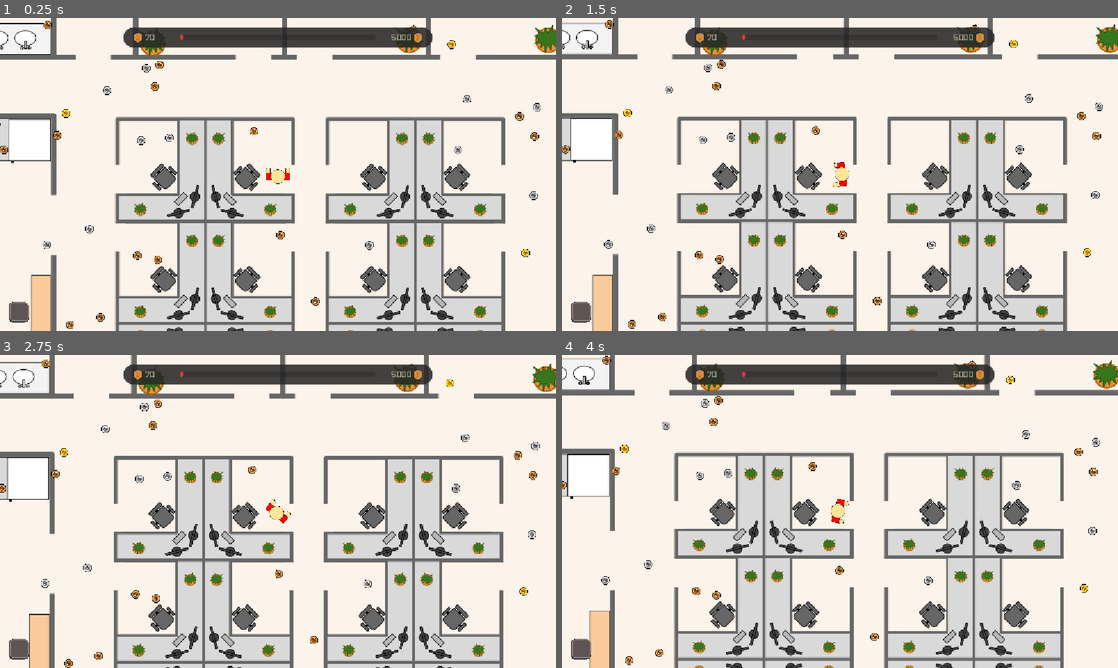
Above: before the commit, frames 1-4 (two rows, left to right).
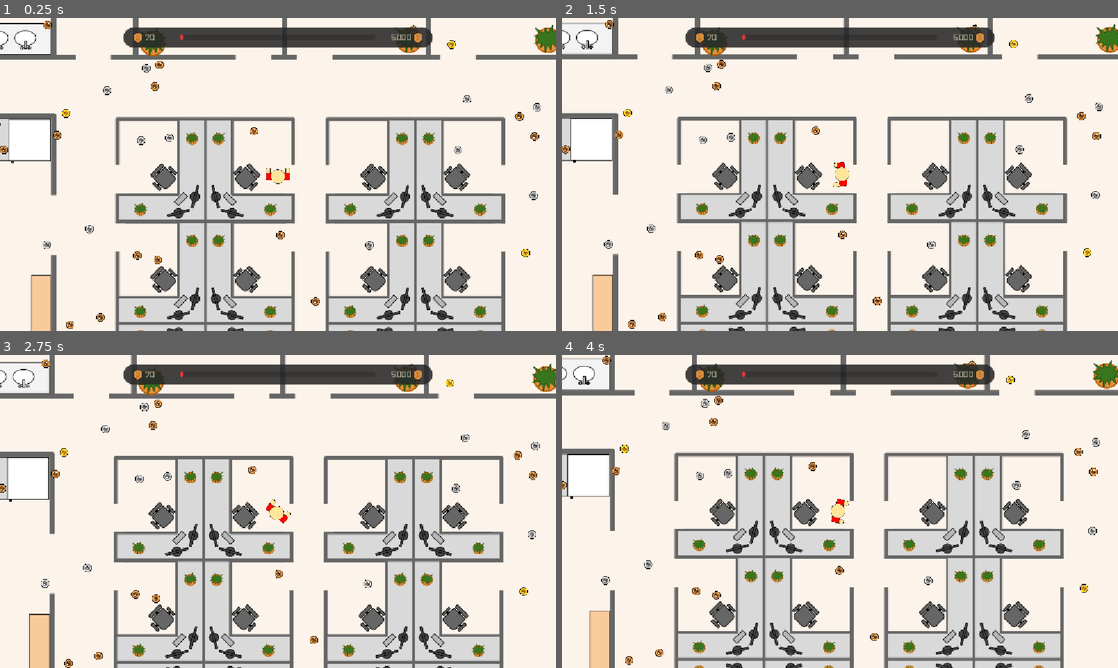
Above: after the commit, the same moments.

Repository: Justin-Hulme/GMTK_2026
Game: Godot game, scene res://Player/player_script.tscn
The game is run twice, just before and just after one commit, with the same random seed, the same clock (stepped at 60 frames per second) and the same inputs.
Inputs (mouse positions are in pixels of both pictures, inside the frame that each line leads up to):
- Up to frame 1 (0.25 s): no input
- Up to frame 2 (1.5 s): tap Enter at 0.5 s; move the mouse to (962, 158) at 0.52 s; click (962, 158) at 0.67 s; tap Space at 1.25 s; move the mouse to (728, 190) at 1.27 s; click (728, 190) at 1.42 s
- Up to frame 3 (2.75 s): tap Enter at 2 s; move the mouse to (333, 442) at 2.02 s; click (333, 442) at 2.17 s
- Up to frame 4 (4 s): tap Space at 2.75 s; move the mouse to (812, 574) at 2.77 s; click (812, 574) at 2.92 s; tap Enter at 3.5 s; move the mouse to (1006, 558) at 3.52 s; click (1006, 558) at 3.67 s

The runs differ from the first frame. In frame 1, 0.2% of the frame differs, in the area x 1-6%, y 90-98%; in frame 2, 0.2%; in frame 3, 0.2%; in frame 4, 0.2%.

Commit message:
feat: resolve HUD restructure, merge floor shadow nodes and style resources

Diff:
--- /dev/null
+++ b/Player/HUD/floor_indicator.tscn
@@ -0,0 +1,50 @@
+[gd_scene format=3 uid="uid://drgikraumu8sr"]
+
+[sub_resource type="StyleBoxFlat" id="StyleBoxFlat_a0n2m"]
+bg_color = Color(0.25490198, 0.23529412, 0.23137255, 1)
+border_width_left = 2
+border_width_top = 2
+border_width_right = 2
+border_width_bottom = 2
+border_color = Color(0.25490198, 0.23529412, 0.23137255, 1)
+corner_radius_top_left = 9
+corner_radius_top_right = 9
+corner_radius_bottom_right = 9
+corner_radius_bottom_left = 9
+corner_detail = 2
+expand_margin_left = 2.0
+expand_margin_bottom = 3.0
+shadow_color = Color(0.25490198, 0.23529412, 0.23137255, 1)
+anti_aliasing = false
+
+[sub_resource type="StyleBoxFlat" id="StyleBoxFlat_rtsqu"]
+bg_color = Color(0.36862746, 0.32941177, 0.3254902, 1)
+border_width_left = 2
+border_width_top = 2
+border_width_right = 2
+border_width_bottom = 2
+border_color = Color(0.5529412, 0.49411765, 0.48235294, 1)
+corner_radius_top_left = 9
+corner_radius_top_right = 9
+corner_radius_bottom_right = 9
+corner_radius_bottom_left = 9
+corner_detail = 2
+shadow_color = Color(0.25490198, 0.23529412, 0.23137255, 1)
+anti_aliasing = false
+
+[node name="FloorIndicator" type="Node2D" unique_id=189943130]
+
+[node name="floor" type="MarginContainer" parent="." unique_id=575012495]
+
+[node name="floor_shadow" type="Panel" parent="floor" unique_id=829096709]
+custom_minimum_size = Vector2(40, 40)
+layout_mode = 2
+theme_override_styles/panel = SubResource("StyleBoxFlat_a0n2m")
+
+[node name="floor_background" type="Panel" parent="floor" unique_id=1135391371]
+custom_minimum_size = Vector2(40, 40)
+layout_mode = 2
+theme_override_styles/panel = SubResource("StyleBoxFlat_rtsqu")
+
+[node name="floor_number" type="Label" parent="floor" unique_id=1463455057]
+layout_mode = 2
--- a/Player/player.tscn
+++ b/Player/player.tscn
@@ -6,9 +6,9 @@
 [ext_resource type="Texture2D" uid="uid://b6hl4f2oxgd1n" path="res://Player/Character/Walking_2.png" id="4_00tjw"]
 [ext_resource type="Texture2D" uid="uid://by5y37xu3umjh" path="res://Player/Character/Walking_4.png" id="5_x3vf3"]
 [ext_resource type="Texture2D" uid="uid://cfjjw5bxnixok" path="res://Player/Character/Walking_5.png" id="6_apopc"]
-[ext_resource type="Script" uid="uid://7logwprssfvo" path="res://Player/HUD.gd" id="7_od3ui"]
+[ext_resource type="Script" uid="uid://7logwprssfvo" path="res://Player/HUD/HUD.gd" id="7_od3ui"]
 [ext_resource type="Theme" uid="uid://bledfm0mcnnu4" path="res://Assets/main_theme.tres" id="8_od3ui"]
-[ext_resource type="Texture2D" uid="uid://rjrp7edpnvgw" path="res://Assets/Money/Coin_HUD.png" id="8_x3vf3"]
+[ext_resource type="Texture2D" uid="uid://rvjwx2v4mue8" path="res://Assets/Money/Coin_HUD.png" id="8_x3vf3"]
 [ext_resource type="Texture2D" uid="uid://bng5ybr0gvvex" path="res://Assets/Money/Debt_HUD.png" id="10_apopc"]
 
 [sub_resource type="SpriteFrames" id="SpriteFrames_ab854"]
@@ -61,38 +61,6 @@
 corner_radius_top_right = 20
 corner_radius_bottom_right = 20
 corner_radius_bottom_left = 20
-
-[sub_resource type="StyleBoxFlat" id="StyleBoxFlat_x3vf3"]
-bg_color = Color(0.25490198, 0.23529412, 0.23137255, 1)
-border_width_left = 2
-border_width_top = 2
-border_width_right = 2
-border_width_bottom = 2
-border_color = Color(0.25490198, 0.23529412, 0.23137255, 1)
-corner_radius_top_left = 9
-corner_radius_top_right = 9
-corner_radius_bottom_right = 9
-corner_radius_bottom_left = 9
-corner_detail = 2
-expand_margin_left = 2.0
-expand_margin_bottom = 3.0
-shadow_color = Color(0.25490198, 0.23529412, 0.23137255, 1)
-anti_aliasing = false
-
-[sub_resource type="StyleBoxFlat" id="StyleBoxFlat_srkg7"]
-bg_color = Color(0.36862746, 0.32941177, 0.3254902, 1)
-border_width_left = 2
-border_width_top = 2
-border_width_right = 2
-border_width_bottom = 2
-border_color = Color(0.5529412, 0.49411765, 0.48235294, 1)
-corner_radius_top_left = 9
-corner_radius_top_right = 9
-corner_radius_bottom_right = 9
-corner_radius_bottom_left = 9
-corner_detail = 2
-shadow_color = Color(0.25490198, 0.23529412, 0.23137255, 1)
-anti_aliasing = false
 
 [sub_resource type="CircleShape2D" id="CircleShape2D_e76su"]
 radius = 80.0
@@ -196,7 +164,7 @@
 texture = ExtResource("10_apopc")
 expand_mode = 4
 
-[node name="MarginContainer" type="MarginContainer" parent="HUD/Control" unique_id=1488577774]
+[node name="floor_indicator" type="MarginContainer" parent="HUD/Control" unique_id=1488577774]
 layout_mode = 1
 anchors_preset = 2
 anchor_top = 1.0
@@ -205,23 +173,7 @@
 theme_override_constants/margin_left = 20
 theme_override_constants/margin_bottom = 20
 
-[node name="VBoxContainer" type="VBoxContainer" parent="HUD/Control/MarginContainer" unique_id=362747833]
-layout_mode = 2
-
-[node name="floor" type="MarginContainer" parent="HUD/Control/MarginContainer/VBoxContainer" unique_id=581842733]
-layout_mode = 2
-
-[node name="floor_shadow" type="Panel" parent="HUD/Control/MarginContainer/VBoxContainer/floor" unique_id=409922614]
-custom_minimum_size = Vector2(40, 40)
-layout_mode = 2
-theme_override_styles/panel = SubResource("StyleBoxFlat_x3vf3")
-
-[node name="floor_background" type="Panel" parent="HUD/Control/MarginContainer/VBoxContainer/floor" unique_id=162938997]
-custom_minimum_size = Vector2(40, 40)
-layout_mode = 2
-theme_override_styles/panel = SubResource("StyleBoxFlat_srkg7")
-
-[node name="Label" type="Label" parent="HUD/Control/MarginContainer/VBoxContainer/floor" unique_id=230278575]
+[node name="floor_stack" type="VBoxContainer" parent="HUD/Control/floor_indicator" unique_id=362747833]
 layout_mode = 2
 
 [node name="Area2D" type="Area2D" parent="." unique_id=1845861263 groups=["magnet"]]
--- a/project.godot
+++ b/project.godot
@@ -17,10 +17,10 @@
 
 [display]
 
+window/stretch/mode="canvas_items"
+window/stretch/aspect="expand"
 window/size/width=1280
 window/size/height=720
-window/stretch/mode="canvas_items"
-window/stretch/aspect="expand"
 
 [editor]
 
Renamed: Player/HUD.gd -> Player/HUD/HUD.gd
Renamed: Player/HUD.gd.uid -> Player/HUD/HUD.gd.uid
